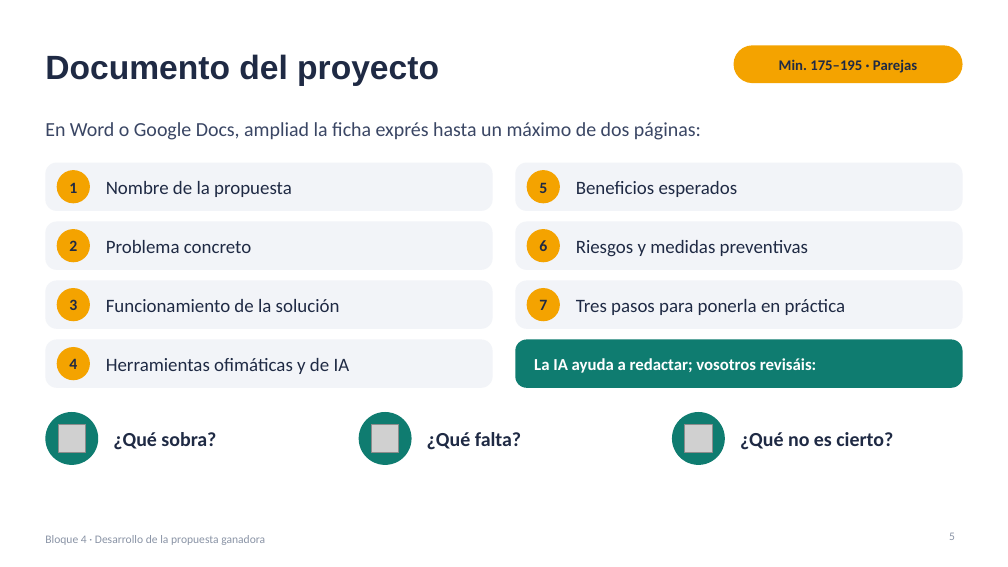
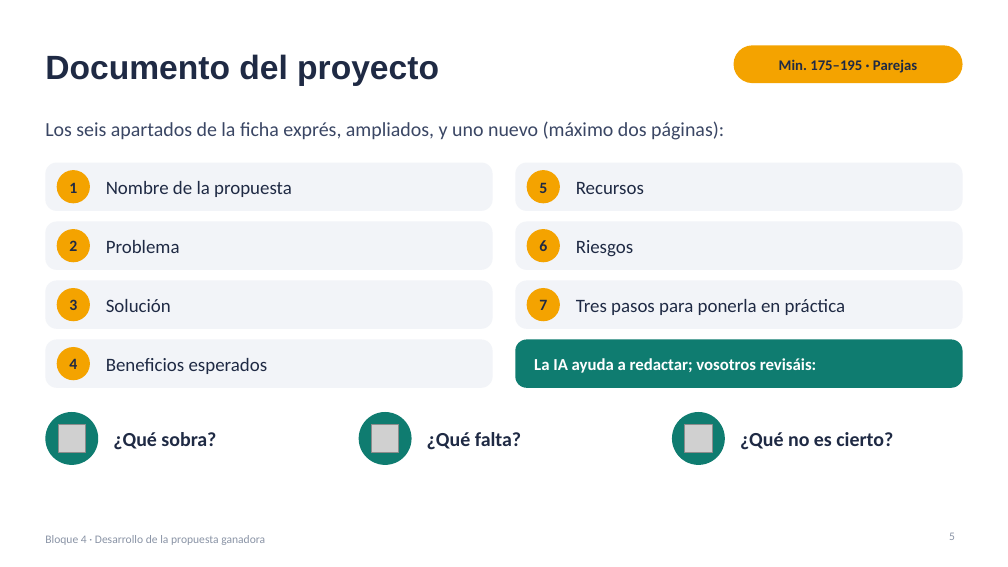
Before and after one commit to jjnieto/creatividad-ofimatica-ia, a slide deck: slide 5 of diapositivas/bloque4.pptx. Drawn at 1008x567 pixels with LibreOffice and Linux fonts; fonts in the diff are those of the drawing; grey boxes stand for pictures. Boxes give left, top, right and bottom in pixels: in the first picture for what was removed or moved away, otherwise in the second. Text is boxed around its words. In the diff, an @@ line names an element or a change of style, - is before the commit and + after.

```diff
--- a/diapositivas/bloque4.pptx
+++ b/diapositivas/bloque4.pptx
@@ text at bbox=[45, 121, 724, 140]: text changed @@
-En Word o Google Docs, ampliad la ficha exprés hasta un máximo de dos páginas:
+Los seis apartados de la ficha exprés, ampliados, y uno nuevo (máximo dos páginas):
@@ text at bbox=[576, 182, 644, 194]: text changed @@
-Beneficios esperados
+Recursos
@@ text at bbox=[106, 240, 180, 253]: text changed @@
-Problema concreto
+Problema
@@ text at bbox=[576, 240, 633, 257]: text changed @@
-Riesgos y medidas preventivas
+Riesgos
@@ text at bbox=[106, 299, 171, 312]: text changed @@
-Funcionamiento de la solución
+Solución
@@ text at bbox=[106, 358, 268, 374]: text changed @@
-Herramientas ofimáticas y de IA
+Beneficios esperados
```
Also in this commit, not shown: 5 other files.
